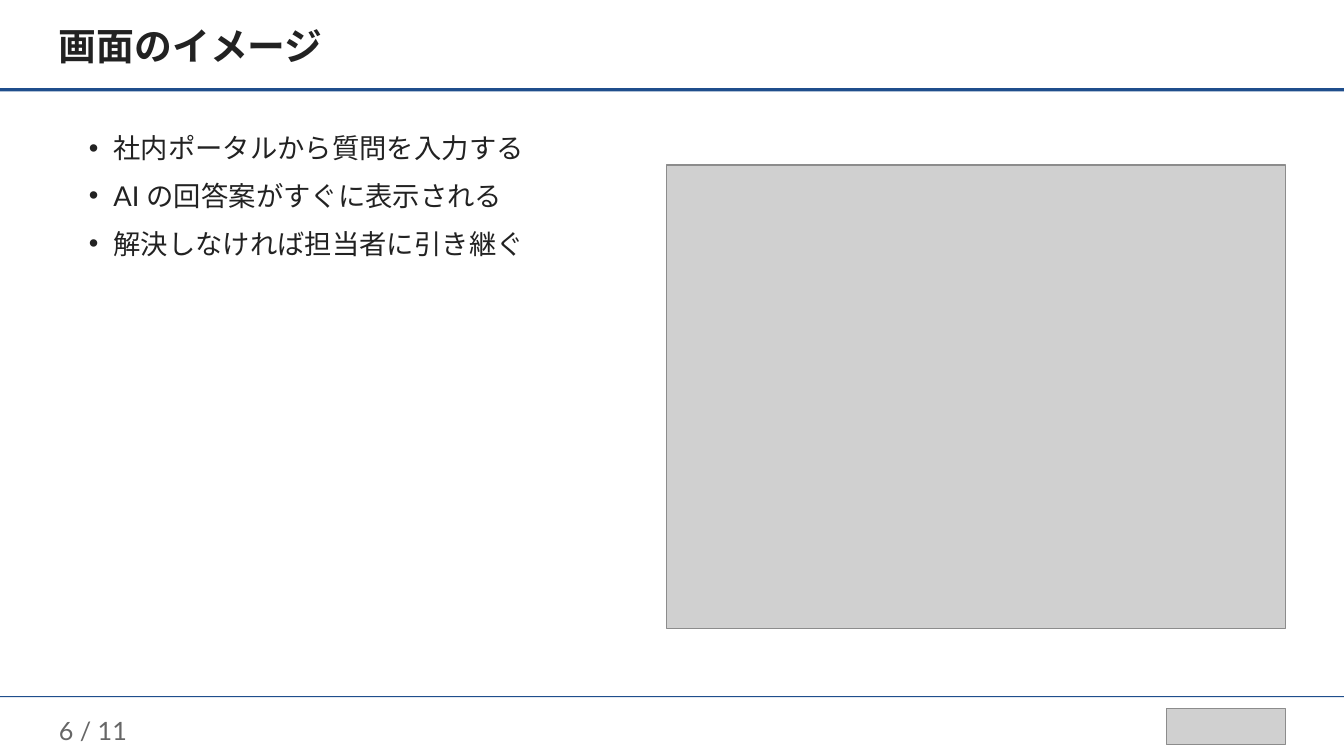
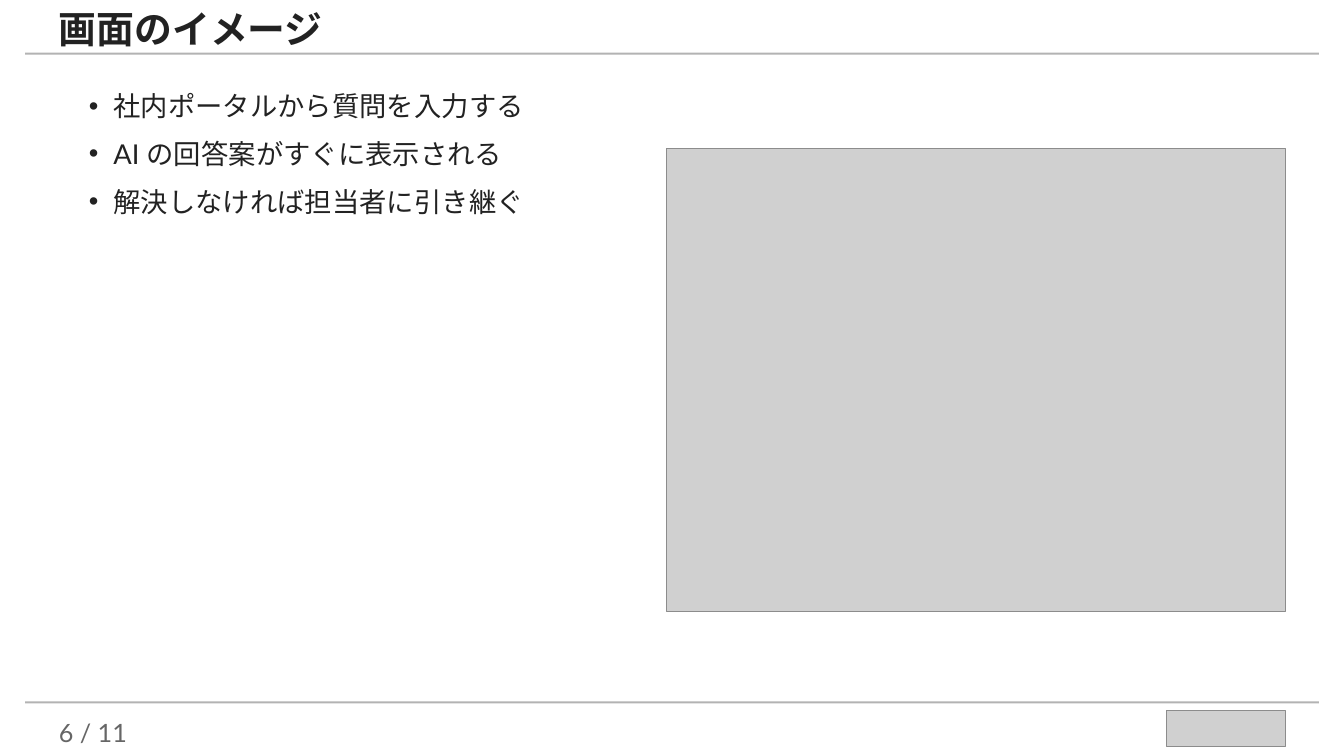
Before and after one commit to takuya109048/llm-assist-kit, a slide deck: slide 6 of examples/marp-slides-example.pptx. Drawn at 1344x756 pixels with LibreOffice and Linux fonts; fonts in the diff are those of the drawing; grey boxes stand for pictures. Boxes give left, top, right and bottom in pixels: in the first picture for what was removed or moved away, otherwise in the second. Text is boxed around its words. In the diff, an @@ line names an element or a change of style, - is before the commit and + after.

```diff
--- a/examples/marp-slides-example.pptx
+++ b/examples/marp-slides-example.pptx
@@ text "画面のイメージ": place and size @@
-text "画面のイメージ" at (59,29,323,64)
+text "画面のイメージ" at (59,12,323,47)
@@ rectangle at (25,52,1319,54): fill #1F4E8C to #B3B3B3 @@
@@ rectangle: place and size @@
-rectangle at (0,89,1344,92)
+rectangle at (25,52,1319,54)
@@ text "社内ポータルから質問を入力する": place and size @@
-text "社内ポータルから質問を入力する" at (113,135,523,257)
+text "社内ポータルから質問を入力する" at (113,93,523,215)
@@ picture: place and size @@
-picture at (667,165,1286,629)
+picture at (667,148,1286,612)
@@ rectangle: place and size @@
-rectangle at (0,697,1344,698)
+rectangle at (25,702,1319,704)
@@ rectangle at (25,702,1319,704): fill #1F4E8C to #B3B3B3 @@
```
Also in this commit, not shown: 9 other slides changed, 3 other files.
